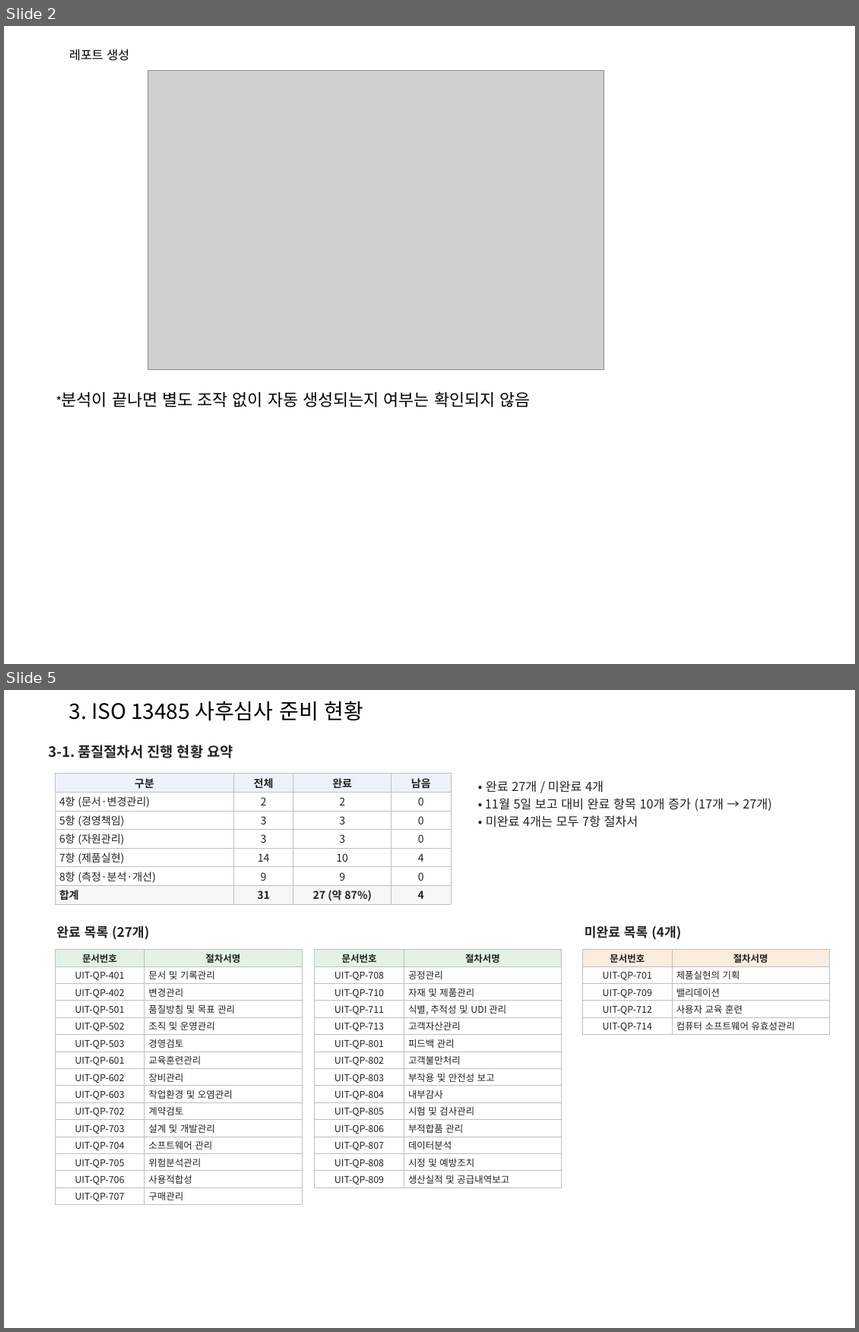
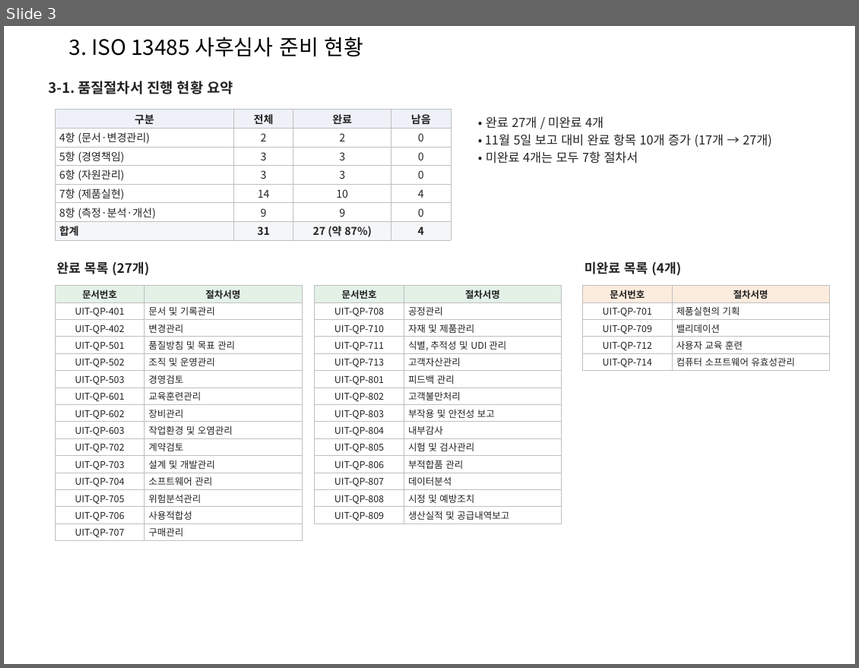
Before and after one commit to ckdtjs0911-glitch/Seony-example, a slide deck: meeting/1112_회의자료.pptx. Shown one above the other, each under a label of ours: slides 2 and 5 before the commit, slide 3 after it; the slides between them are not shown. The pictures are 859x1332 and 859x668 pixels, drawn with LibreOffice and Linux fonts; fonts in the diff are those of the drawing; grey boxes stand for pictures. Boxes give left, top, right and bottom in pixels: in the first picture for what was removed or moved away, otherwise in the second. Text is boxed around its words. In the diff, an @@ line names an element or a change of style, - is before the commit and + after.

```diff
--- a/meeting/1112_회의자료.pptx
+++ b/meeting/1112_회의자료.pptx
@@ slide 2 removed at <box>4,26,855,664</box>, background #FFFFFF @@
@@ text removed at <box>69,49,129,61</box> @@
-레포트 생성
@@ picture removed at <box>148,70,604,370</box> @@
@@ text removed at <box>62,392,530,408</box> @@
-*분석이 끝나면 별도 조작 없이 자동 생성되는지 여부는 확인되지 않음
@@ what was slide 5 is now slide 3 @@
```
Also in this commit, not shown: 3 slides changed, 1 other slide removed, 1 other file.
